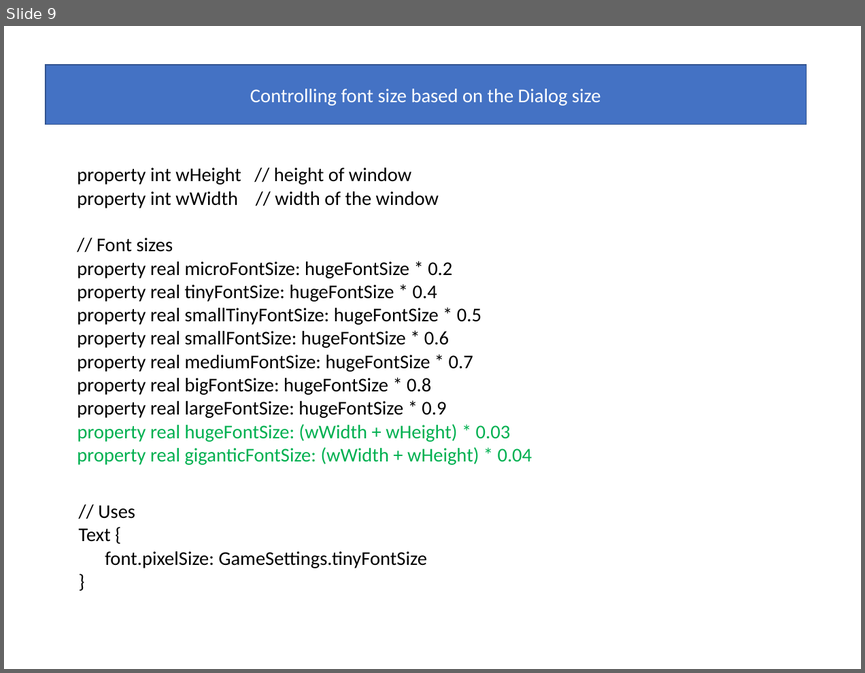
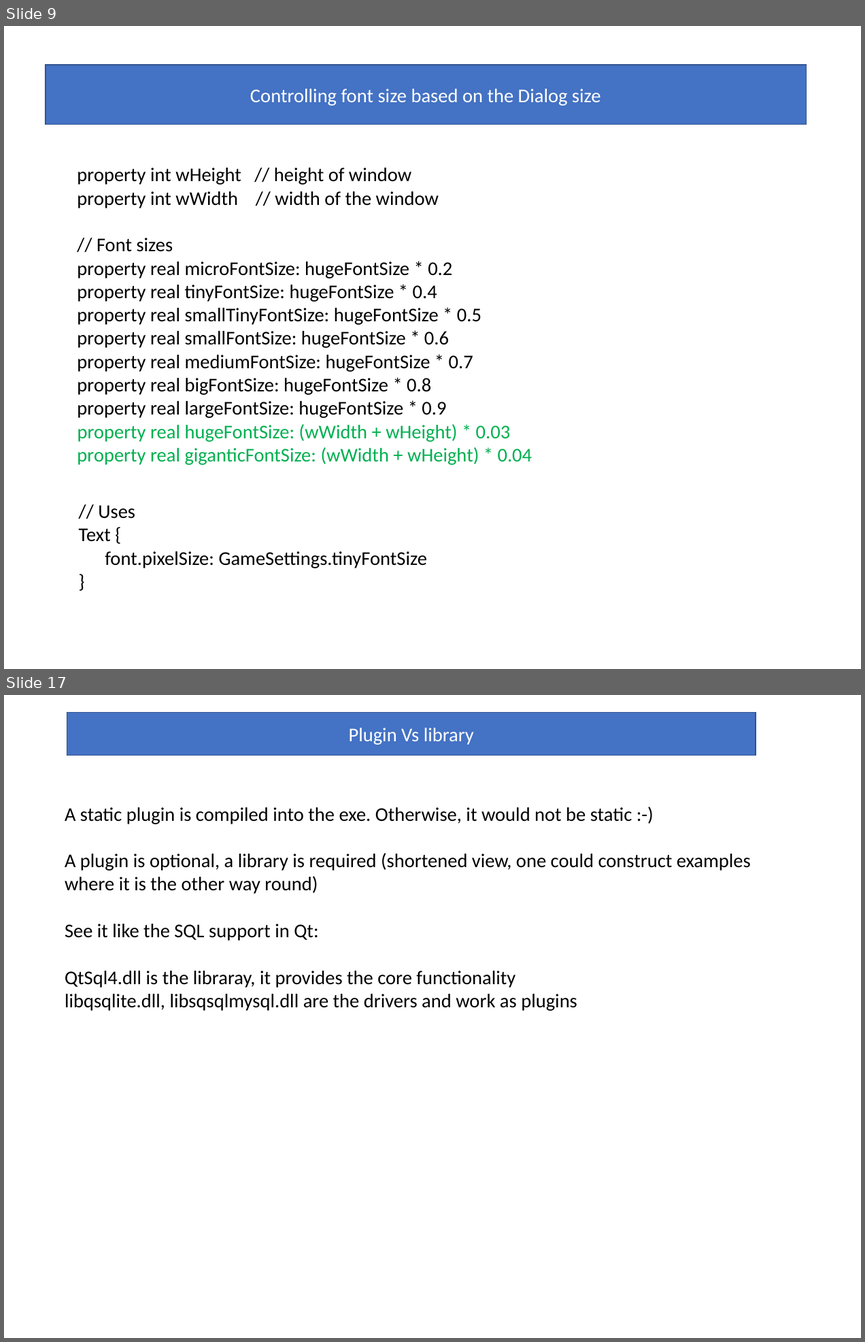
Before and after one commit to girishlande/QMLProjects, a slide deck: learnings.pptx. Shown one above the other, each under a label of ours: slide 9 before the commit, slides 9 and 17 after it; the slides between them are not shown. The pictures are 865x673 and 865x1342 pixels, drawn with LibreOffice and Linux fonts; fonts in the diff are those of the drawing; background and template pictures are left out. Boxes give left, top, right and bottom in pixels: in the first picture for what was removed or moved away, otherwise in the second. Text is boxed around its words. In the diff, an @@ line names an element or a change of style, - is before the commit and + after.

```diff
--- a/learnings.pptx
+++ b/learnings.pptx
@@ slide 17 added at [4,695,861,1338], background picture (left out) @@
@@ rectangle added at [67,712,756,755], fill #4472C4, outline #325491 1 pt, 18 pt, text #FFFFFF @@
+Plugin Vs library
@@ text added at [65,807,751,1011], 18 pt, text #000000 @@
+A static plugin is compiled into the exe. Otherwise, it would not be static :-)
+A plugin is optional, a library is required (shortened view, one could construct examples where it is the other way round)
+See it like the SQL support in Qt:
+QtSql4.dll is the libraray, it provides the core functionality
+libqsqlite.dll, libsqsqlmysql.dll are the drivers and work as plugins
```
Also in this commit, not shown: 2 slides changed, 9 other slides added, 24 other files.
